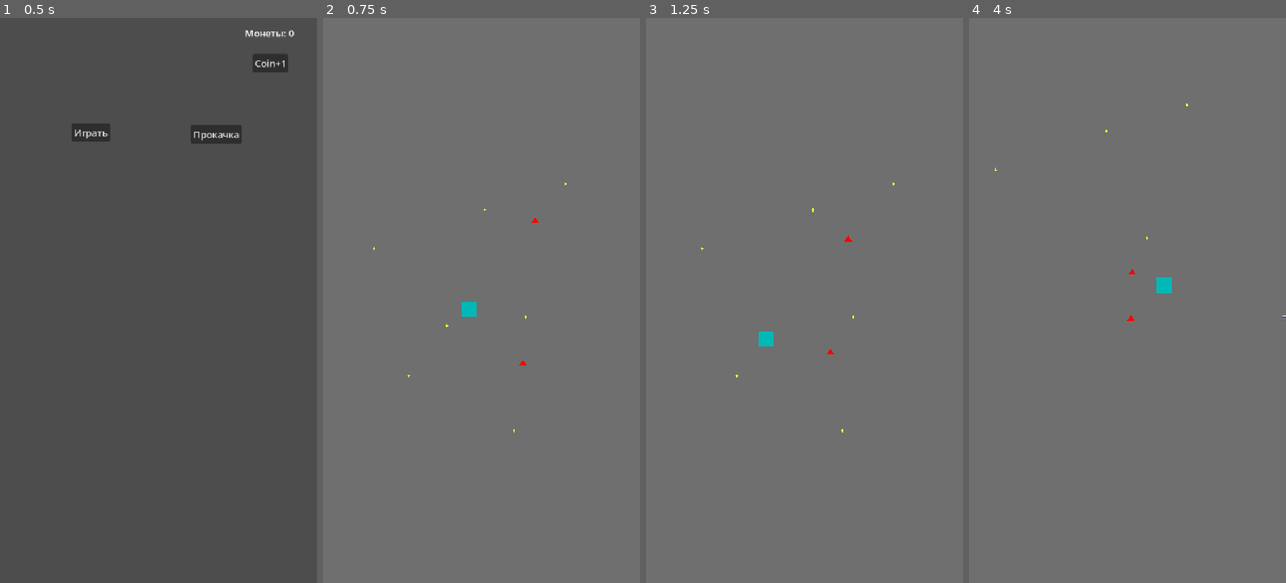
Above: before the commit, frames 1-4 (left to right).
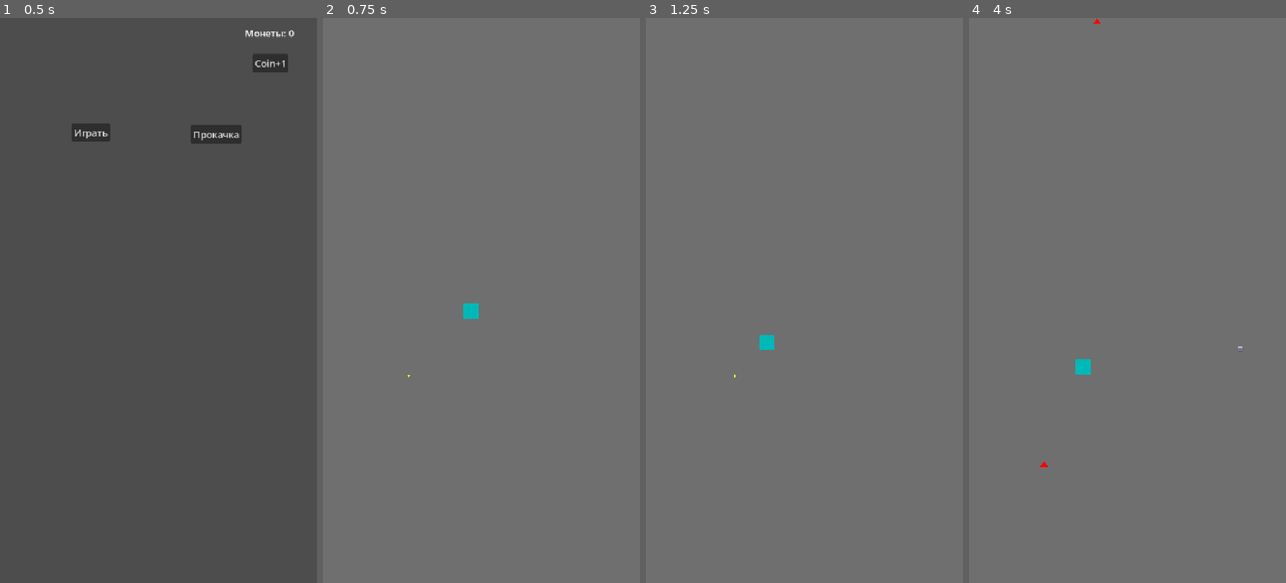
Above: after the commit, the same moments.

Repository: Optimist98/AI-Survivors
Game: Godot game, scene res://Scene/Main_menu.tscn
The game is run twice, just before and just after one commit, with the same random seed, the same clock (stepped at 60 frames per second) and the same inputs.
Inputs (mouse positions are in pixels of both pictures, inside the frame that each line leads up to):
- Up to frame 1 (0.5 s): no input
- Up to frame 2 (0.75 s): click "Играть" at 0.5 s
- Up to frame 3 (1.25 s): no input
- Up to frame 4 (4 s): move the mouse to (1197, 272) at 1.27 s; click (1197, 272) at 1.35 s; move the mouse to (1064, 328) at 2.02 s; click (1064, 328) at 2.1 s; move the mouse to (1159, 176) at 2.77 s; click (1159, 176) at 2.85 s; move the mouse to (1111, 413) at 3.52 s; click (1111, 413) at 3.6 s

Frame 1 is identical in both runs. In frame 2, less than 0.1% of the frame differs, in the area x 15-77%, y 29-74%; in frame 3, 0.1%; in frame 4, 0.4%, in the area x 8-100%, y 0-80%.

Commit message:
enemy-spawner-system

Diff:
--- a/Scene/Enemy.tscn
+++ b/Scene/Enemy.tscn
@@ -1,10 +1,13 @@
 [gd_scene format=3 uid="uid://c2woau2a8dual"]
+
+[ext_resource type="Script" uid="uid://bh7ayw0m85821" path="res://Scripts/Enemy.gd" id="1_nc1xg"]
 
 [sub_resource type="CircleShape2D" id="CircleShape2D_34dev"]
 radius = 6.0
 
-[node name="Enemy" type="CharacterBody2D" unique_id=2094675423]
+[node name="Enemy" type="CharacterBody2D" unique_id=2094675423 groups=["enemies"]]
 position = Vector2(242, 295)
+script = ExtResource("1_nc1xg")
 
 [node name="Polygon2D" type="Polygon2D" parent="." unique_id=71863982]
 position = Vector2(0, -1.14441e-05)
--- a/Scene/Level1.tscn
+++ b/Scene/Level1.tscn
@@ -1,11 +1,10 @@
 [gd_scene format=3 uid="uid://c72dkdp6eqh43"]
 
 [ext_resource type="PackedScene" uid="uid://t54hvm2v42yj" path="res://Scene/Player.tscn" id="1_lmyl5"]
-[ext_resource type="Script" uid="uid://crf6wjlf1hghs" path="res://Scripts/Player.gd" id="2_mlbie"]
 [ext_resource type="PackedScene" uid="uid://bc3nno6demh3p" path="res://Scene/bullet.tscn" id="3_s3sxq"]
 [ext_resource type="PackedScene" uid="uid://m320mada21do" path="res://Scene/gem.tscn" id="4_5py54"]
 [ext_resource type="PackedScene" uid="uid://c2woau2a8dual" path="res://Scene/Enemy.tscn" id="5_1bjei"]
-[ext_resource type="Script" uid="uid://bh7ayw0m85821" path="res://Scripts/Enemy.gd" id="6_5g1s2"]
+[ext_resource type="Script" uid="uid://bqo8mo4di5ux8" path="res://Scripts/Enemy_spawner.gd" id="7_8bq5r"]
 
 [sub_resource type="RectangleShape2D" id="RectangleShape2D_ilfgn"]
 size = Vector2(3000, 20)
@@ -23,8 +22,7 @@
 offset_bottom = 3000.0
 color = Color(0.435294, 0.435294, 0.435294, 1)
 
-[node name="Player" parent="." unique_id=106796341 groups=["player"] instance=ExtResource("1_lmyl5")]
-script = ExtResource("2_mlbie")
+[node name="Player" parent="." unique_id=106796341 instance=ExtResource("1_lmyl5")]
 bullet_scene = ExtResource("3_s3sxq")
 
 [node name="Camera2D" type="Camera2D" parent="Player" unique_id=78179809]
@@ -33,35 +31,31 @@
 drag_vertical_enabled = true
 
 [node name="Gem" parent="." unique_id=1393817956 instance=ExtResource("4_5py54")]
-position = Vector2(1506, 1346)
+position = Vector2(229, 2910)
 
 [node name="Gem5" parent="." unique_id=863739294 instance=ExtResource("4_5py54")]
 position = Vector2(1376, 1628)
 
 [node name="Gem6" parent="." unique_id=1306155605 instance=ExtResource("4_5py54")]
-position = Vector2(1441, 1543)
+position = Vector2(156, 187)
 
 [node name="Gem7" parent="." unique_id=599855938 instance=ExtResource("4_5py54")]
-position = Vector2(1556, 1721)
+position = Vector2(632, 2223)
 
 [node name="Gem4" parent="." unique_id=1316042271 instance=ExtResource("4_5py54")]
-position = Vector2(1575, 1528)
+position = Vector2(2718, 237)
 
 [node name="Gem2" parent="." unique_id=1951041744 instance=ExtResource("4_5py54")]
-position = Vector2(1643, 1302)
+position = Vector2(2779, 1385)
 
 [node name="Gem3" parent="." unique_id=650788895 instance=ExtResource("4_5py54")]
-position = Vector2(1317, 1412)
-
-[node name="Enemy" parent="." unique_id=1289450568 groups=["enemies"] instance=ExtResource("5_1bjei")]
-position = Vector2(1599, 1355)
-script = ExtResource("6_5g1s2")
-
-[node name="Enemy2" parent="." unique_id=1549097031 groups=["enemies"] instance=ExtResource("5_1bjei")]
-position = Vector2(1579, 1618)
-script = ExtResource("6_5g1s2")
+position = Vector2(2163, 2886)
 
 [node name="EnemySpawner" type="Timer" parent="." unique_id=1139673458]
+wait_time = 1.5
+autostart = true
+script = ExtResource("7_8bq5r")
+enemy_scene = ExtResource("5_1bjei")
 
 [node name="Walls" type="StaticBody2D" parent="." unique_id=829498542]
 
--- a/Scene/Player.tscn
+++ b/Scene/Player.tscn
@@ -1,4 +1,6 @@
 [gd_scene format=3 uid="uid://t54hvm2v42yj"]
+
+[ext_resource type="Script" uid="uid://crf6wjlf1hghs" path="res://Scripts/Player.gd" id="1_6l3be"]
 
 [sub_resource type="CircleShape2D" id="CircleShape2D_fniaf"]
 radius = 14.0
@@ -6,8 +8,9 @@
 [sub_resource type="CircleShape2D" id="CircleShape2D_ojul4"]
 radius = 100.0
 
-[node name="Player" type="CharacterBody2D" unique_id=773232642]
+[node name="Player" type="CharacterBody2D" unique_id=773232642 groups=["player"]]
 position = Vector2(1500, 1500)
+script = ExtResource("1_6l3be")
 
 [node name="Polygon2D" type="Polygon2D" parent="." unique_id=1313404270]
 position = Vector2(-1.52588e-05, -1.52588e-05)
--- a/Scripts/Enemy.gd
+++ b/Scripts/Enemy.gd
@@ -1,10 +1,12 @@
 extends CharacterBody2D
 
-# Скрипт врага (Enemy.gd)
 var speed = 80.0
-@onready var player = get_tree().get_first_node_in_group("player") # Не забудь добавить игрока в группу "player"
+var player = null
 
 func _physics_process(_delta):
+    if not player:
+        player = get_tree().get_first_node_in_group("player")
+
     if player:
         velocity = (player.global_position - global_position).normalized() * speed
         move_and_slide()
--- /dev/null
+++ b/Scripts/Enemy_spawner.gd
@@ -0,0 +1,48 @@
+extends Timer
+
+# Подключаем сцену врага (перетащи файл enemy.tscn из файловой системы прямо сюда в кавычки)
+@export var enemy_scene: PackedScene
+
+func _ready():
+    # Подключаем сигнал таймера к функции _on_timeout
+    timeout.connect(_on_timeout)
+
+func _on_timeout():
+    spawn_enemy()
+
+func spawn_enemy():
+    var enemy = enemy_scene.instantiate()
+
+    # Берем камеру игрока (предполагаем, что она у него есть)
+    # Если камера одна на всю сцену, можно использовать get_viewport().get_camera_2d()
+    var cam = get_viewport().get_camera_2d()
+    if not cam: return # Если камеры нет, ничего не делаем
+
+    # Центр камеры (видимая область)
+    var cam_pos = cam.global_position
+    var view_size = get_viewport().get_visible_rect().size / 2 # Половина экрана
+
+    var spawn_pos = Vector2.ZERO
+    var side = randi() % 4
+    match side:
+        0: # Верх
+            spawn_pos = cam_pos + Vector2(randf_range(-view_size.x, view_size.x), -view_size.y - 100)
+        1: # Низ
+            spawn_pos = cam_pos + Vector2(randf_range(-view_size.x, view_size.x), view_size.y + 100)
+        2: # Лево
+            spawn_pos = cam_pos + Vector2(-view_size.x - 100, randf_range(-view_size.y, view_size.y))
+        3: # Право
+            spawn_pos = cam_pos + Vector2(view_size.x + 100, randf_range(-view_size.y, view_size.y))
+
+    # Задаем границы карты (замени на реальные размеры твоей арены)
+    var map_left = 20
+    var map_right = 2980
+    var map_top = 20
+    var map_bottom = 2980
+
+    # "Зажимаем" позицию спавна в пределах этих границ
+    spawn_pos.x = clamp(spawn_pos.x, map_left, map_right)
+    spawn_pos.y = clamp(spawn_pos.y, map_top, map_bottom)
+
+    get_tree().current_scene.add_child(enemy)
+    enemy.global_position = spawn_pos
Not shown, added: Scripts/Enemy_spawner.gd.uid
